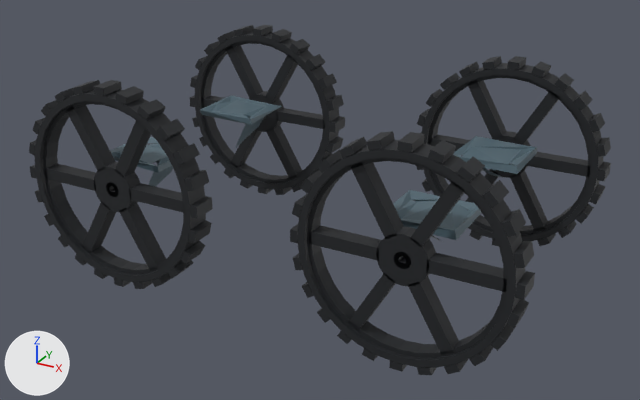
The Blender file assets/blender/parts/module_offroad_wheels.blend, before and after one commit.
One viewpoint serves both versions: a 50 mm camera at (1.72, -3.14, 1.87) aimed at (0.02, -0.05, 0.32). The lights are fixed; the arrows at lower left show +X, +Y and +Z. The picture after the commit comes second.

The older version as bpy lines, for what is in view:
```python
ob_print_motor_cap__1 = bpy.data.objects.new('print_motor_cap__1', me_cube_004)
ob_print_motor_cap__1.parent = ob_module_offroad_wheels
ob_print_motor_cap__1.location = (0.0, 0.0, 0.0)
ob_print_motor_cap__2 = bpy.data.objects.new('print_motor_cap__2', me_cube_008)
ob_print_motor_cap__2.parent = ob_module_offroad_wheels
ob_print_motor_cap__2.location = (0.0, 0.0, 0.0)
ob_print_motor_cap__3 = bpy.data.objects.new('print_motor_cap__3', me_cube_012)
ob_print_motor_cap__3.parent = ob_module_offroad_wheels
ob_print_motor_cap__3.location = (0.0, 0.0, 0.0)
ob_print_motor_cap__4 = bpy.data.objects.new('print_motor_cap__4', me_cube_018)
ob_print_motor_cap__4.parent = ob_module_offroad_wheels
ob_print_motor_cap__4.location = (0.0, 0.0, 0.0)
ob_print_motor_saddle__2 = bpy.data.objects.new('print_motor_saddle__2', me_cube_006)
ob_print_motor_saddle__2.parent = ob_module_offroad_wheels
ob_print_motor_saddle__2.location = (0.0, 0.0, 0.0)
ob_print_motor_saddle__3 = bpy.data.objects.new('print_motor_saddle__3', me_cube_010)
ob_print_motor_saddle__3.parent = ob_module_offroad_wheels
ob_print_motor_saddle__3.location = (0.0, 0.0, 0.0)
ob_print_motor_saddle__4 = bpy.data.objects.new('print_motor_saddle__4', me_cube_014)
ob_print_motor_saddle__4.parent = ob_module_offroad_wheels
ob_print_motor_saddle__4.location = (0.0, 0.0, 0.0)
ob_tire_tread_visual__23 = bpy.data.objects.new('tire_tread_visual__23', me_tread_band_001)
ob_tire_tread_visual__23.parent = ob_wheel_offroad_0
ob_tire_tread_visual__23.location = (0.0, 0.0, 0.0)
# also in view: 'tire_tread_visual__23_003' at (-0.65, 0.57, 0.44); 'tire_tread_visual__23_002' at (-0.65, -0.57, 0.44); 'mesh_rubber_and_chip_21' at (0.65, -0.55, 0.44); 'tire_tread_visual__23_001' at (0.65, 0.57, 0.44); 'mesh_rubber_and_chip_21_001' at (0.65, 0.55, 0.44)
```
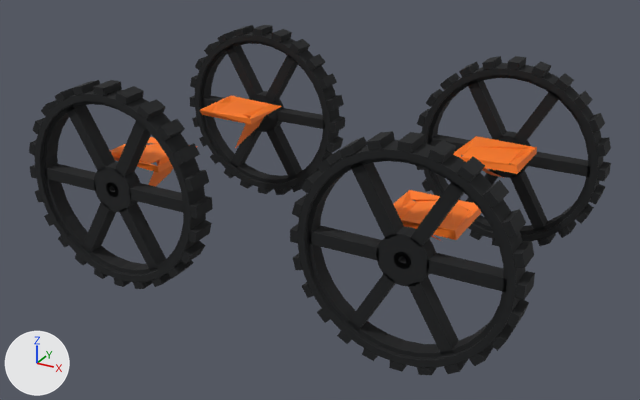
Where the change shows, as pixel boxes [x1, y1, x2, y2] in the pictures (640 x 400 px):
'print_motor_cap__1', recoloured (dark blue to orange): [393, 190, 482, 240] in both
'print_motor_cap__2', recoloured (dark blue to orange): [453, 136, 537, 174] in both
'print_motor_cap__4', recoloured (dark blue to orange): [200, 96, 282, 125] in both
'print_motor_cap__3', recoloured (dark blue to orange): [110, 137, 197, 173] in both
'print_motor_saddle__4', recoloured (dark blue to orange): [235, 117, 264, 148] in both
'print_motor_saddle__3', recoloured (dark blue to orange): [148, 166, 173, 187] in both
'print_motor_saddle__2', recoloured: [482, 168, 504, 178] in both
'print_motor_saddle__1', recoloured: [431, 235, 441, 241] in both

What changed in the scene script:
```text
Change mat_petg:
    mat_petg.base_color: (0.08, 0.13, 0.16) -> (1.0, 0.195, 0.0103)  # dark blue #50656f -> orange #ff7a1a
```
